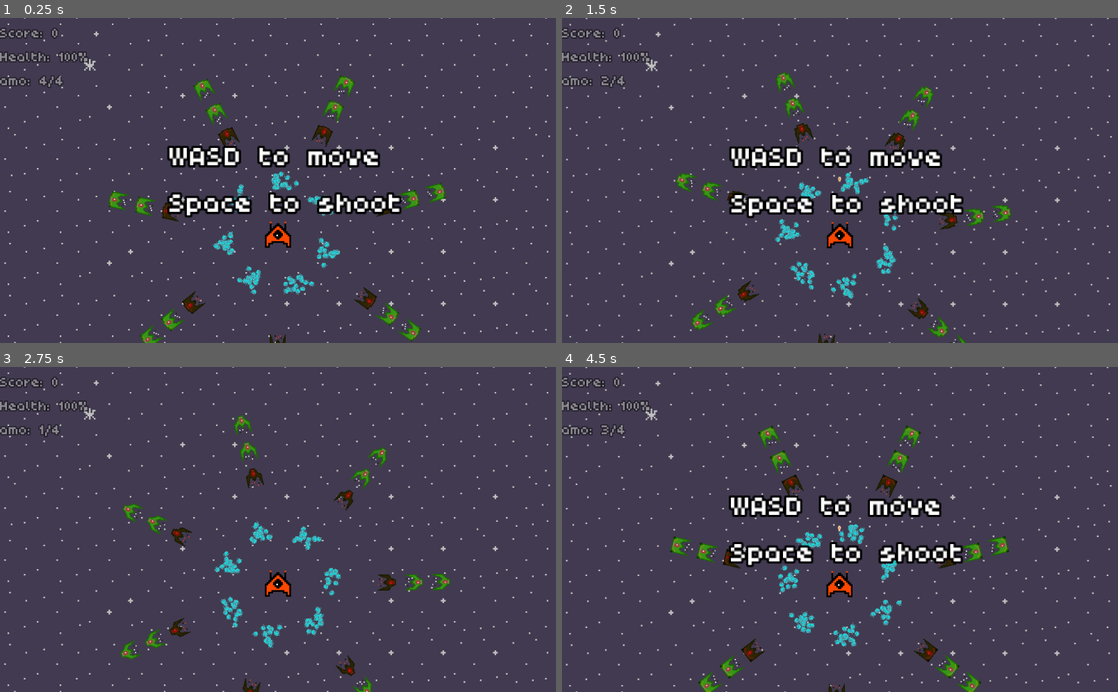
Above: before the commit, frames 1-4 (two rows, left to right).
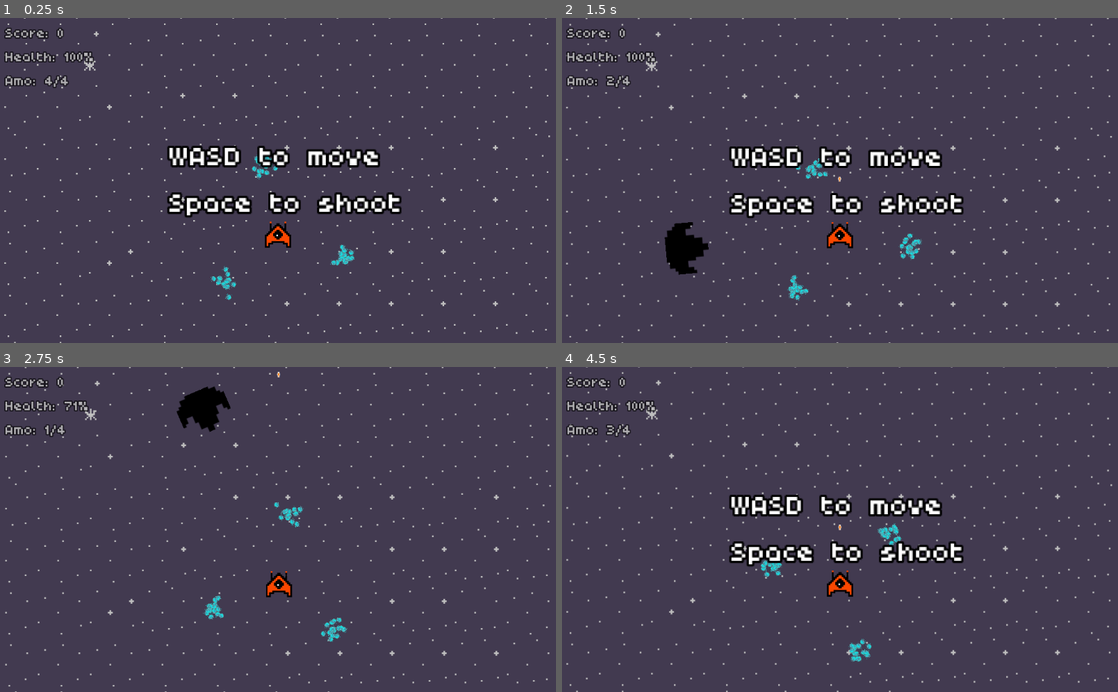
Above: after the commit, the same moments.

Repository: jlunesc/invaders
Game: Godot game, scene res://Scenes/Main.tscn
Two runs of this game, one before a commit and one after it. Both use one fixed random seed, a clock stepped at 60 frames per second and the inputs below. The engine's default icon, where the game draws it, is replaced by a stand-in: a white triangle on a blue panel in a dark square.
Inputs:
- Up to frame 1 (0.25 s): no input
- Up to frame 2 (1.5 s): hold W (block_turn_right) 0.53-1.28 s; hold Space (shoot) 0.53-1.28 s; hold S (block_turn_left) from 1.28 s (still down); tap Space (shoot) at 1.35 s
- Up to frame 3 (2.75 s): release S (block_turn_left) at 2.03 s; hold W (block_turn_right) from 2.03 s (still down); hold Space (shoot) from 2.03 s (still down)
- Up to frame 4 (4.5 s): release Space (shoot) at 2.78 s; tap Space (shoot) at 2.85, 4.35 s; release W (block_turn_right) at 3.53 s; hold Space (shoot) 3.53-4.28 s; hold S (block_turn_left) from 3.53 s (still down); tap R (retry) at 4.15 s

The runs differ from the first frame. In frame 1, 4.0% of the frame differs, in the area x 0-81%, y 2-100%; in frame 2, 4.7%; in frame 3, 6.4%; in frame 4, 7.7%, in the area x 0-99%, y 0-100%.

Commit message:
Add damage feature to bigboss 1 Add health recovery on blocking invader bullets Balance final boss

Diff:
--- a/Scenes/Main.tscn
+++ b/Scenes/Main.tscn
@@ -240,7 +240,8 @@
 layer = 100
 
 [node name="UI" type="Node2D" parent="CanvasLayer/ParallaxBackground"]
-modulate = Color( 1, 1, 1, 0.486275 )
+modulate = Color( 1, 1, 1, 0.658824 )
+position = Vector2( 10, 0 )
 z_index = 4096
 z_as_relative = false
 
@@ -347,6 +348,7 @@
 custom_fonts/font = SubResource( 3 )
 text = "GAME OVER
 r to retry"
+align = 1
 script = ExtResource( 22 )
 __meta__ = {
 "_edit_use_anchors_": false
@@ -377,6 +379,7 @@
 custom_fonts/font = SubResource( 3 )
 text = "You Win!!
 R to retry"
-__meta__ = {
-"_edit_use_anchors_": false
-}
+align = 1
+__meta__ = {
+"_edit_use_anchors_": false
+}
--- a/Scenes/Player.tscn
+++ b/Scenes/Player.tscn
@@ -27,8 +27,8 @@
 
 [node name="Camera2D" type="Camera2D" parent="."]
 position = Vector2( 0, -100 )
-scale = Vector2( 0.5, 0.5 )
 current = true
+zoom = Vector2( 0.75, 0.75 )
 smoothing_enabled = true
 smoothing_speed = 1.0
 script = ExtResource( 4 )
--- a/Scripts/BigBoss1.gd
+++ b/Scripts/BigBoss1.gd
@@ -3,10 +3,11 @@
 export (PackedScene) var Bullet
 
 export var velocity = 0
-export var rotation_speed = 0.5
+export var rotation_speed = 0.65
 
 var _timer_movement
 var moving_time = 5
+var health = 2
 
 var _keep_shooting = true
 
@@ -27,7 +28,7 @@
 func _move(delta):
 	if _timer_movement.get_time_left() > 1:
 		_keep_shooting = true
-		$Area2D.rotation += rotation_speed * delta
+		$Area2D.rotation += rotation_speed * delta * (-1.0)
 	elif _timer_movement.get_time_left() < 1:
 		if _keep_shooting:
 			if _can_shoot():
@@ -38,26 +39,30 @@
 	var collider = get_node('Area2D/CollisionShape2D/RayCast2D').get_collider()
 	if  not is_instance_valid(collider):
 		get_node('Area2D/CollisionShape2D/Sprite').modulate = Color('ffffff')
-		# $Area2D/CollisionShape2D/AnimatedSprite.modulate = Color('db3e20')
 		return true
 
 	elif is_instance_valid(collider):
 		if not collider.get_parent().is_in_group("Invaders"):
 			get_node('Area2D/CollisionShape2D/Sprite').modulate = Color('ffffff')
-			# $Area2D/CollisionShape2D/AnimatedSprite.modulate = Color('db3e20')
 			return true
 		else:
-			get_node('Area2D/CollisionShape2D/Sprite').modulate = Color('652c2c')
-			# $Area2D/CollisionShape2D/AnimatedSprite.modulate = Color(1, 1, 1)
+			get_node('Area2D/CollisionShape2D/Sprite').modulate = Color('00edff')
 			return false
 	else:
-		get_node('Area2D/CollisionShape2D/Sprite').modulate = Color('652c2c')
-		# $Area2D/CollisionShape2D/AnimatedSprite.modulate = Color(1, 1, 1)
+		get_node('Area2D/CollisionShape2D/Sprite').modulate = Color('00edff')
 		return false
 
 func _shoot():
+	get_tree().get_current_scene().get_node('SoundFxs/shoot_invader').play()
 	var b = Bullet.instance()
 	b.damage_bullet = 1.5
 	b.modulate = Color('710957')
 	add_child(b)
 	b.transform = $Area2D/CollisionShape2D/Position2D.global_transform
+
+func _get_damage(damage_received):
+	rotation_speed += 0.20
+	modulate = Color('ff0e02')
+	health -= damage_received
+	if health <= 0:
+		queue_free()
--- a/Scripts/BulletPlayer.gd
+++ b/Scripts/BulletPlayer.gd
@@ -17,12 +17,14 @@
 	elif area.is_in_group("bullets_invader"):
 		area.queue_free()
 		_increase_score(0.5)
+		get_tree().get_current_scene().get_node('Player').health_max += 0.15
+		get_tree().get_current_scene().get_node('Player').health = get_tree().get_current_scene().get_node('Player').health_max
 	elif area.get_parent().is_in_group("big_bosses"):
-		area.get_parent().queue_free()
+		area.get_parent()._get_damage(1.0)
 		_increase_score(2)
 	elif area.get_parent().is_in_group("final_boss"):
 		area.get_parent()._get_damage(1.0)
-		_increase_score(4)
+		_increase_score(10)
 	_disapear()
 
 func _on_Bullet_body_entered(body):
--- a/Scripts/FinalBoss.gd
+++ b/Scripts/FinalBoss.gd
@@ -5,7 +5,7 @@
 export (PackedScene) var Bullet
 
 export var velocity = 0
-export var rotation_speed = 1.75
+export var rotation_speed = 1.0
 
 var _timer_direction
 var change_direction = 10
@@ -30,15 +30,13 @@
 	_timer_direction.autostart = true
 
 	time_start = OS.get_unix_time()
-	_shoot()
 
 func _process(delta):
 	_move(delta)
 
 func _move(delta):
-
 	# moving mechanics
-	change_direction()
+	_change_direction()
 	time_now =  (OS.get_unix_time()-time_start)
 	$Area2D.rotation += rotation_speed * delta * direction
 	get_node('Area2D/CollisionShape2D').position.y += 2.5*sin(10*time_now)
@@ -46,7 +44,7 @@
 	# shooting mechanics
 	if get_node('Area2D/CollisionShape2D').position.y < _mean_distance*0.8:
 		if _keep_shooting:
-			for i in range(1):
+			for _i in range(1):
 				_shoot()
 			_keep_shooting=false
 	elif get_node('Area2D/CollisionShape2D').position.y > _mean_distance*0.8:
@@ -56,10 +54,12 @@
 	var b = Bullet.instance()
 	b.damage_bullet = 1.5
 	b.modulate = Color('710957')
+	b.speed = 350
 	add_child(b)
 	b.transform = $Area2D/CollisionShape2D/Position2D.global_transform
+	get_tree().get_current_scene().get_node('SoundFxs/shoot_invader').play()
 
-func change_direction():
+func _change_direction():
 	if _timer_direction.get_time_left() < 0.5:
 		rng.randomize()
 		var old_direction = direction
@@ -68,7 +68,7 @@
 
 func _get_damage(damage_received):
 	health -= damage_received
-	get_tree().get_current_scene().get_node('SoundFxs/impact_others').play()
+	rotation_speed += 0.15
 	get_tree().get_current_scene().get_node('Player/Camera2D').shake(0.5, 150, 7.5)
 	if health <= 0:
 		emit_signal("final_boss_dead")
--- a/Scripts/GameOver.gd
+++ b/Scripts/GameOver.gd
@@ -2,3 +2,4 @@
 
 func _process(_delta):
 	text = 'GAME OVER \nYou scored ' + String(get_tree().get_current_scene().score) + '\nR to retry'
+	modulate = Color('db1b1b')
--- a/Scripts/Main.gd
+++ b/Scripts/Main.gd
@@ -13,10 +13,6 @@
 var time_now = 0
 var _reference_time
 
-var score = 0
-var _n_invaders_killed = 0
-var _invaders_to_kill = 4
-
 var _bonification = 4
 
 var d1 = 100 # distance of the blocks
@@ -24,6 +20,10 @@
 var number_invaders = 7
 var number_rows = 3
 var space_between_rows = 50 # of invaders
+
+var score = 0
+var _n_invaders_killed = 0
+var _invaders_to_kill = 6
 
 func _ready():
 	var _signal_connected = get_node("Player").connect("player_is_dead", self, "GameOver")
@@ -44,7 +44,7 @@
 	_timer_ditch.start(5)
 	_timer_ditch.autostart = true
 
-	_add_invaders(d, number_invaders, number_rows) 	# placement of the invaders
+	# _add_invaders(d, number_invaders, number_rows) 	# placement of the invaders
 	_add_blokcs(d1, number_invaders)
 
 	yield(get_tree().create_timer(2.5), "timeout")
@@ -57,13 +57,14 @@
 		_invader_ditch()
 
 	_play_sound_track()
+	_check_zoom()
 	_add_bigboss1()
 	_apply_bonification()
 	_add_final_boss()
 
 func _input(_event):
 	if Input.is_action_just_pressed("retry"):
-		get_tree().reload_current_scene()
+		var _reload_main = get_tree().reload_current_scene()
 
 func _invader_shoot():
 	rng.randomize()
@@ -132,7 +133,7 @@
 		$Music/SoundTrack.play()
 
 func _add_bigboss1():
-	if _n_invaders_killed > _invaders_to_kill:
+	if _n_invaders_killed == _invaders_to_kill:
 		var _d = d+10
 		var _number_rows = number_rows
 		var fbigboss = FBigBoss.instance()
@@ -141,11 +142,17 @@
 		fbigboss.get_node("Area2D/CollisionShape2D/RayCast2D").cast_to = Vector2(0, space_between_rows*(_number_rows))
 		fbigboss.get_node("Area2D/CollisionShape2D").position = Vector2(0, _d + space_between_rows*(_number_rows))
 
-		_invaders_to_kill += 0
-		_n_invaders_killed = 0
+		if _invaders_to_kill > 1:
+			_invaders_to_kill -= 1
+			_n_invaders_killed = 0
 
 func _add_final_boss():
 	if $InvaderContainer.get_child_count() == 0:
+		for node in $BlockContainer.get_children():
+			node.queue_free()
+		_add_blokcs(1.33*d1, 3)
+		for node in $BlockContainer.get_children():
+			node.turning = 3.5
 		var final_boss = FinalBoss.instance()
 		$InvaderContainer.add_child(final_boss)
 		final_boss.connect("final_boss_dead", self, '_you_win')
@@ -172,3 +179,9 @@
 		node.queue_free()
 	$Player.set_process(false)
 	$InvaderContainer.get_child(0).set_process(false)
+
+func _check_zoom():
+	if get_tree().get_nodes_in_group("big_bosses").size() + get_tree().get_nodes_in_group("final_boss").size()> 0:
+		$Player/Camera2D.zoom = Vector2(1.0,1.0)
+	else:
+		$Player/Camera2D.zoom = Vector2(0.85,0.85)
--- a/Scripts/Player.gd
+++ b/Scripts/Player.gd
@@ -25,6 +25,7 @@
 	if Input.is_action_pressed("turn_right"):
 		rotation += turning * delta
 	if Input.is_action_just_pressed("shoot"):
+#	if Input.is_action_pressed("shoot"):
 		shoot()
 	var _moveCollision = move_and_collide(Vector2.RIGHT.rotated(rotation) * velocity * delta)
 	if not can_shoot:
--- a/Scripts/amo.gd
+++ b/Scripts/amo.gd
@@ -7,4 +7,4 @@
 		modulate = Color('db1b1b')
 	var _amo = get_tree().get_current_scene().get_node('Player').amo
 	var _max_amo = get_tree().get_current_scene().get_node('Player').amo_max
-	text = 'amo: ' + String(_amo) + '/' + String(_max_amo)
+	text = 'Amo: ' + String(_amo) + '/' + String(_max_amo)
